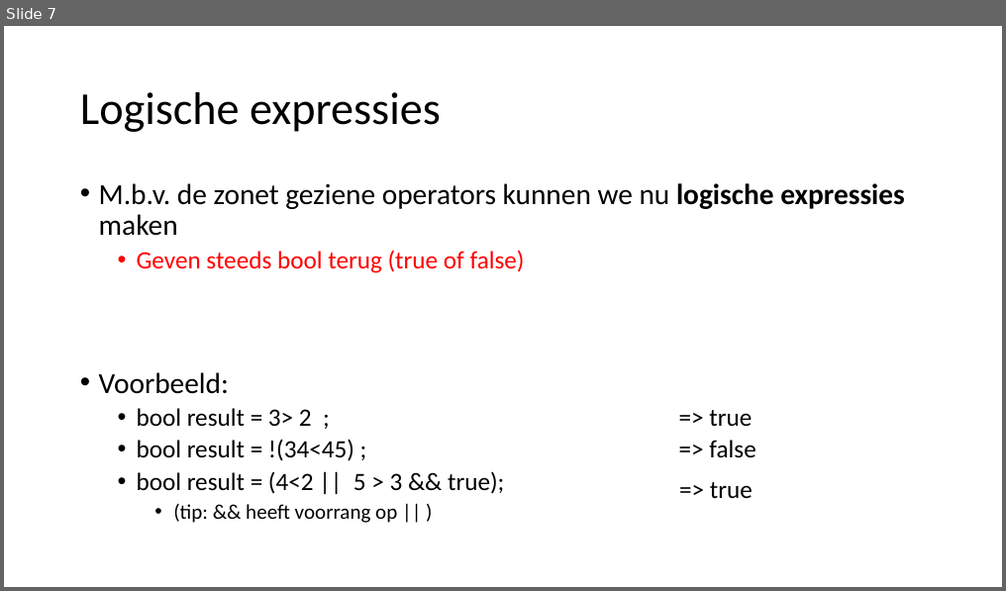
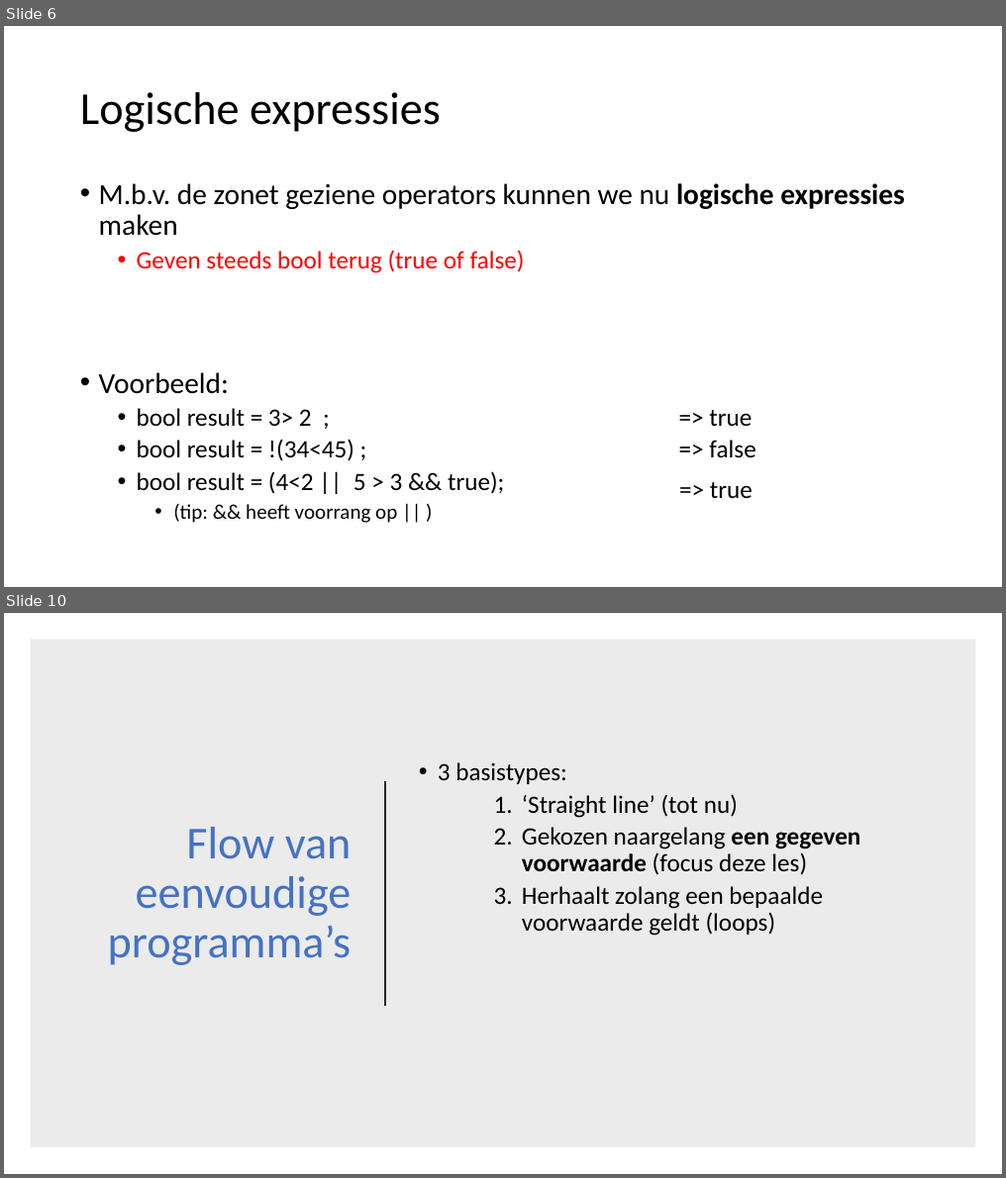
Before and after one commit to v-nys/cursusprogrammeren, a slide deck: _SLIDES/DEEL1/H4/31_Logische en relationele operators.pptx. Shown one above the other, each under a label of ours: slide 7 before the commit, slides 6 and 10 after it; the slides between them are not shown. The pictures are 1006x591 and 1006x1178 pixels, drawn with LibreOffice and Linux fonts; fonts in the diff are those of the drawing. Boxes give left, top, right and bottom in pixels: in the first picture for what was removed or moved away, otherwise in the second. Text is boxed around its words. In the diff, an @@ line names an element or a change of style, - is before the commit and + after.

```diff
--- a/_SLIDES/DEEL1/H4/31_Logische en relationele operators.pptx
+++ b/_SLIDES/DEEL1/H4/31_Logische en relationele operators.pptx
@@ slide 10 added at <box>4,613,1002,1174</box>, background #FFFFFF @@
@@ rectangle added at <box>30,639,976,1149</box>, fill #000000 at 8% opacity @@
@@ line added from (385, 781) to (385, 1006), #262626 1.5 pt @@
@@ text added at <box>438,762,860,936</box>, 24 pt, text #000000 @@
+• 3 basistypes:
+    1. ‘Straight line’ (tot nu)
+    2. Gekozen naargelang een gegeven voorwaarde (focus deze les)
+    3. Herhaalt zolang een bepaalde voorwaarde geldt (loops)
@@ title added at <box>108,827,351,965</box>, 44 pt, text #4472C4 @@
+Flow van eenvoudige programma’s
@@ what was slide 7 is now slide 6 @@
```
Also in this commit, not shown: 3 slides changed, 35 other slides added, 1 slide removed, 3 other files.
